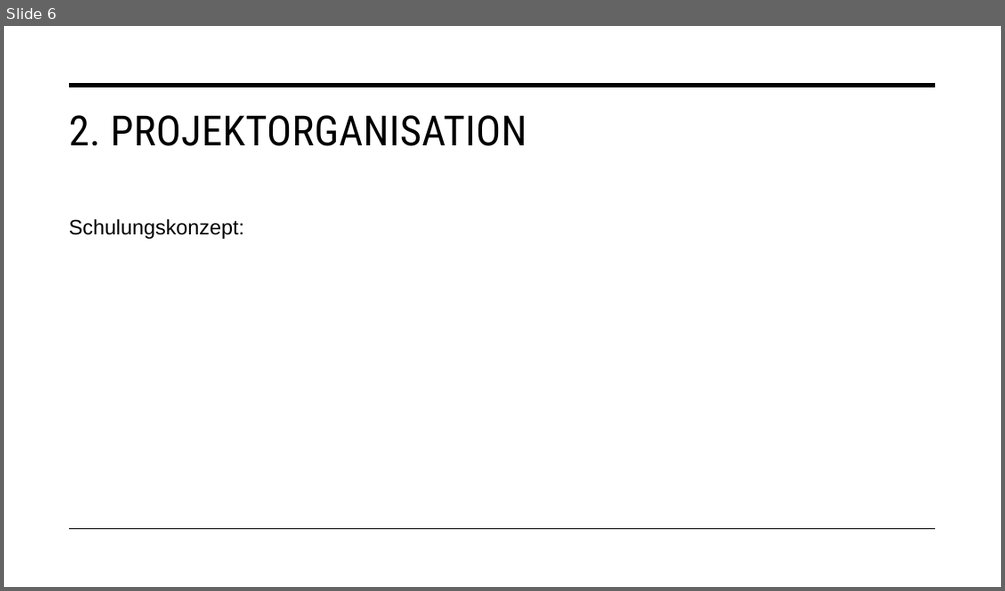
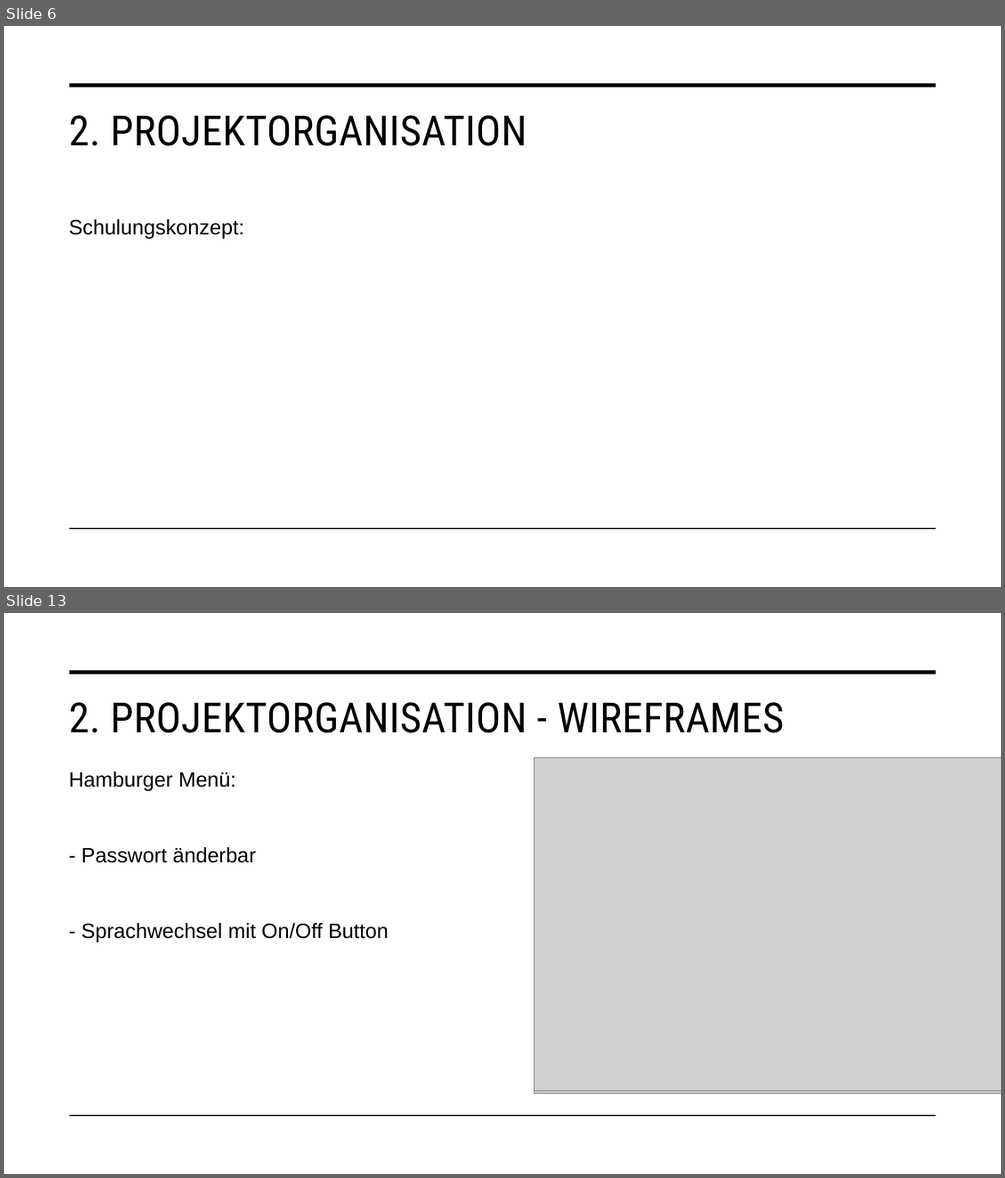
Before and after one commit to malu254/Eifrige-Otter-PM, a slide deck: Abgabe/Dokumentation/Präsentation.pptx. Shown one above the other, each under a label of ours: slide 6 before the commit, slides 6 and 13 after it; the slides between them are not shown. The pictures are 1005x591 and 1005x1178 pixels, drawn with LibreOffice and Linux fonts; fonts in the diff are those of the drawing; grey boxes stand for pictures. Boxes give left, top, right and bottom in pixels: in the first picture for what was removed or moved away, otherwise in the second. Text is boxed around its words. In the diff, an @@ line names an element or a change of style, - is before the commit and + after.

```diff
--- a/Abgabe/Dokumentation/Präsentation.pptx
+++ b/Abgabe/Dokumentation/Präsentation.pptx
@@ slide 13 added at <box>4,613,1001,1174</box>, background #FFFFFF; not listed: 2 template elements that a slide beside it also shows @@
@@ title added at <box>69,702,785,733</box>, 40 pt, text #000000 @@
+2. PROJEKTORGANISATION - WIREFRAMES
@@ text added at <box>69,771,388,942</box>, 20 pt, text #000000 @@
+Hamburger Menü:
+- Passwort änderbar
+- Sprachwechsel mit On/Off Button
@@ picture added at <box>534,761,1001,1091</box> @@
@@ picture added at <box>534,761,1001,1093</box> @@
@@ picture added at <box>534,757,1001,1090</box> @@
```
Also in this commit, not shown: 4 slides changed, 9 other slides added, 9 other files.
